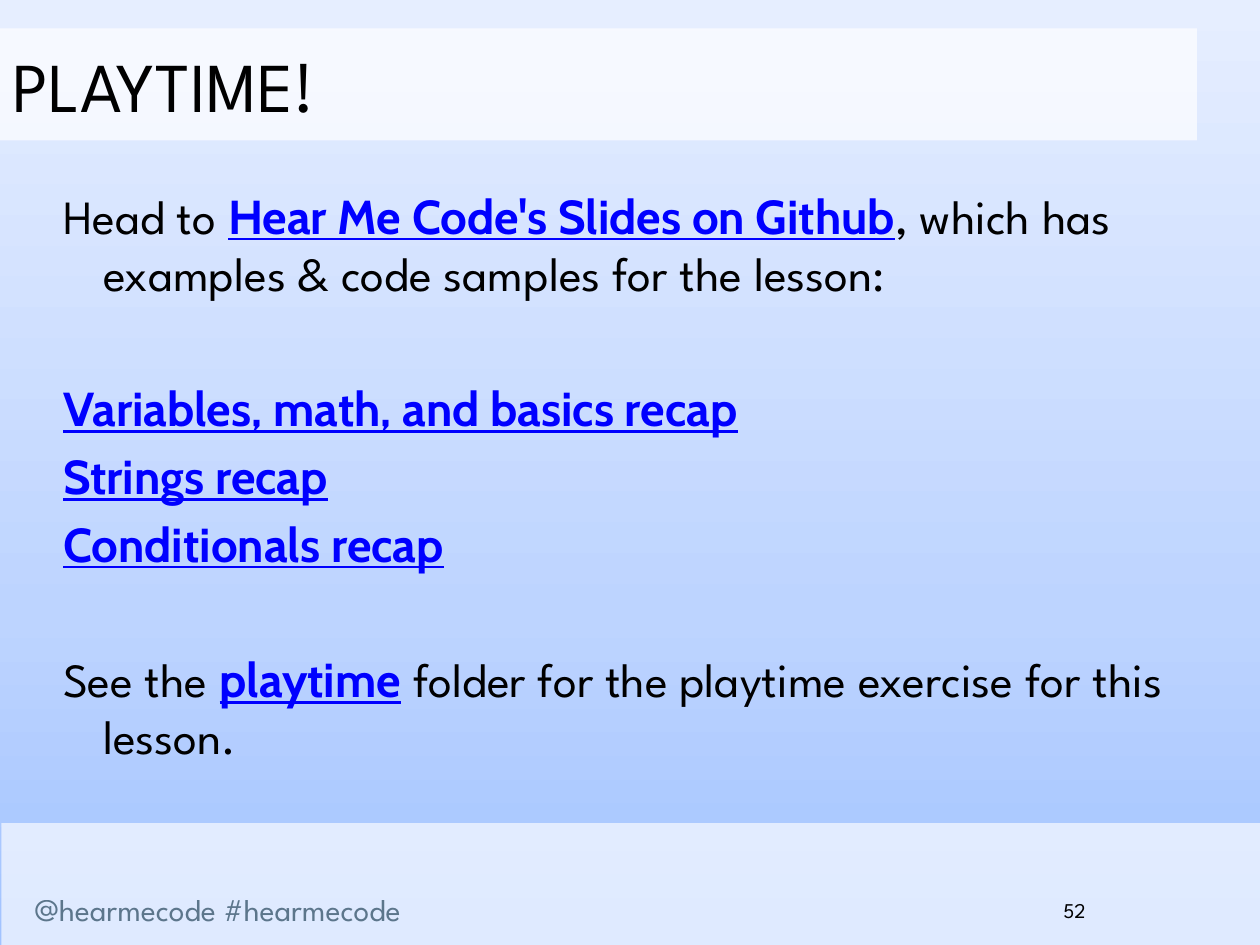
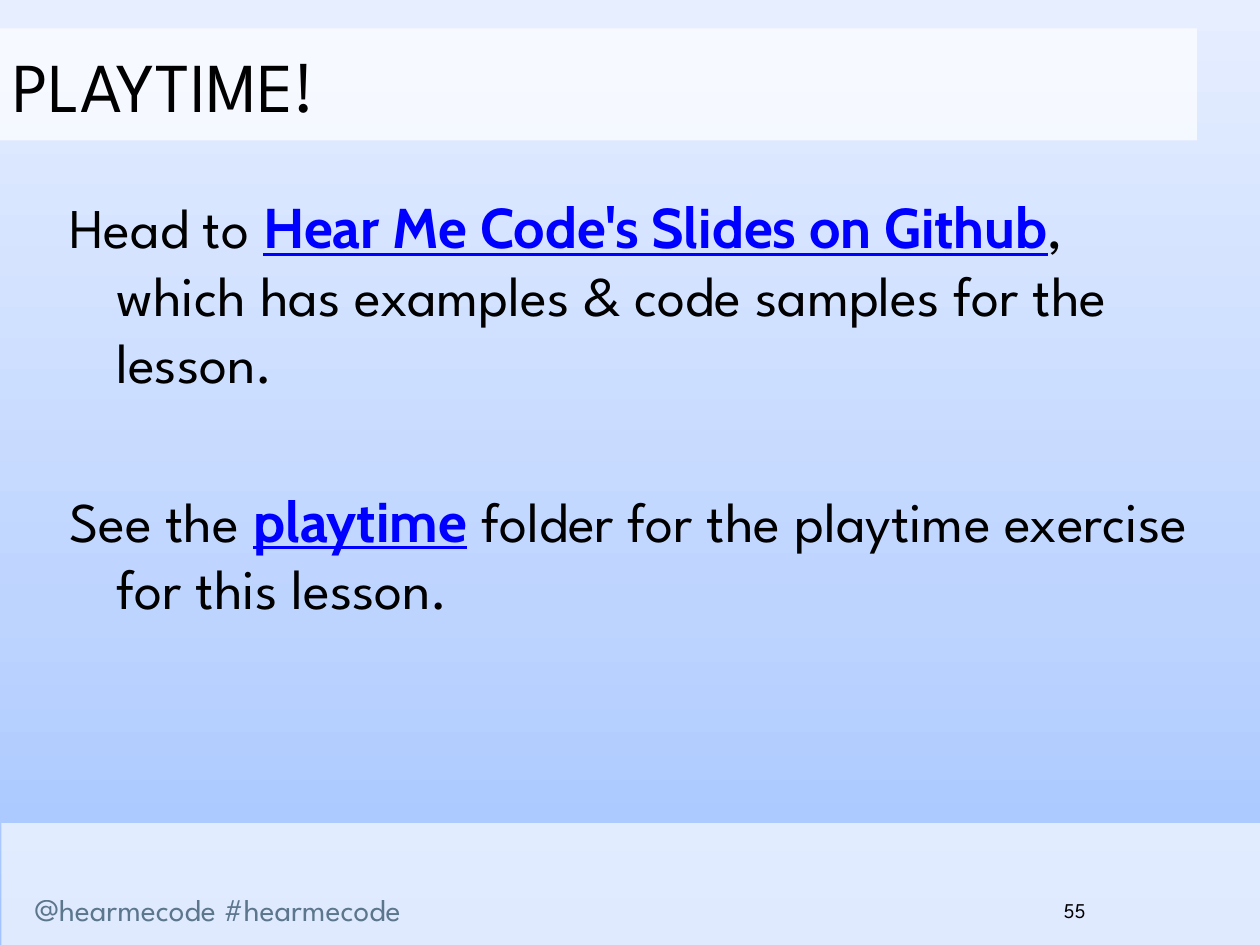
Before and after one commit to hearmecode/slides, a slide deck: slide 55 of Lesson 1/Hear Me Code - Strings and Conditionals.pptx (slide 52 before the commit). Drawn at 1260x945 pixels with LibreOffice and Linux fonts; fonts in the diff are those of the drawing; background and template pictures are left out. Boxes give left, top, right and bottom in pixels: in the first picture for what was removed or moved away, otherwise in the second. Text is boxed around its words. In the diff, an @@ line names an element or a change of style, - is before the commit and + after.

Commit message:
Updated lesson one slides with improved examples, clarified language

```diff
--- a/Lesson 1/Hear Me Code - Strings and Conditionals.pptx
+++ b/Lesson 1/Hear Me Code - Strings and Conditionals.pptx
@@ text at (69,206,1107,384): text changed; size 27.2 to 32 pt; font Cabin to League Spartan; text colour #0000FF to #000000; bold off @@
-Head to Hear Me Code's Slides on Github, which has examples & code samples for the lesson:
-Variables, math, and basics recap
-Strings recap
-Conditionals recap
+Head to Hear Me Code's Slides on Github, which has examples & code samples for the lesson.
@@ text at (69,500,1187,610): size 27.2 to 32 pt in "See the playtime folder for the playtime ..."; indent changed; more space between paragraphs @@
@@ page number at (1064,904,1086,919): text changed @@
-52
+55
```
Also in this commit, not shown: 31 other slides changed, 4 slides added, 1 slide removed, 3 other files.
